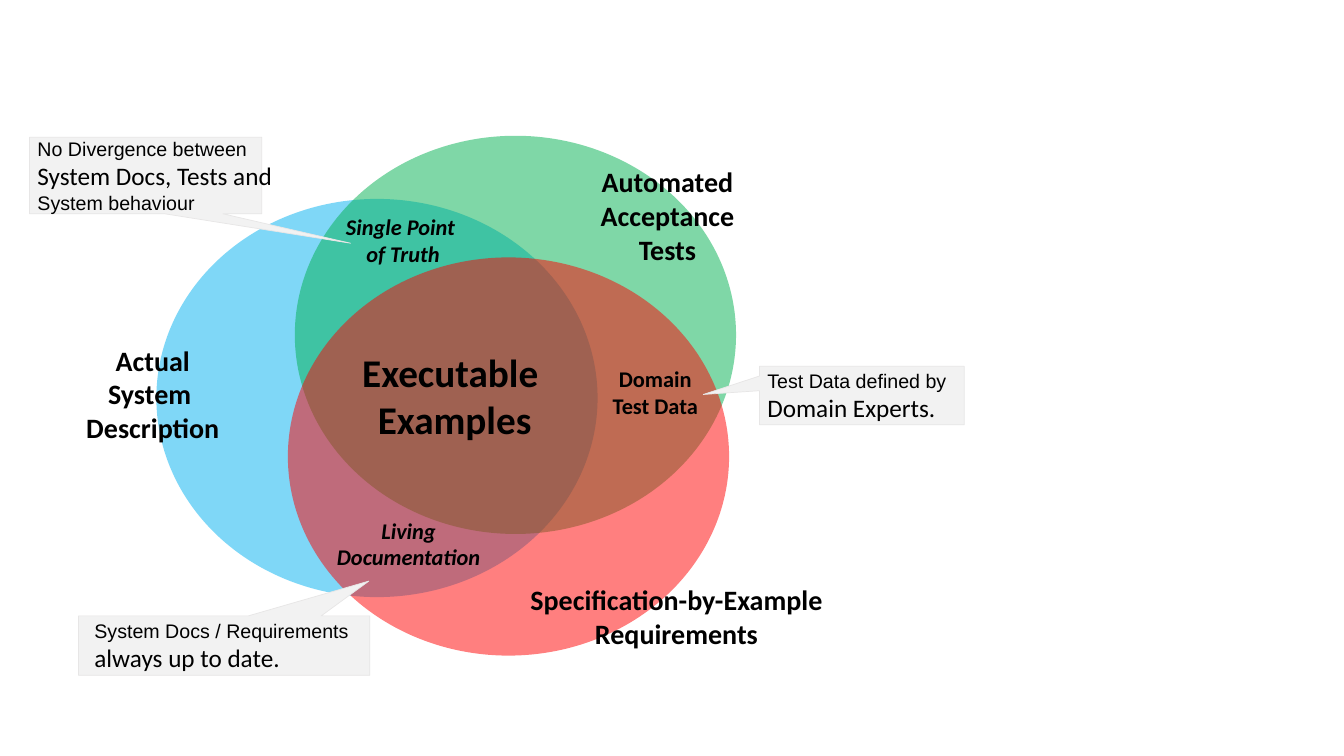
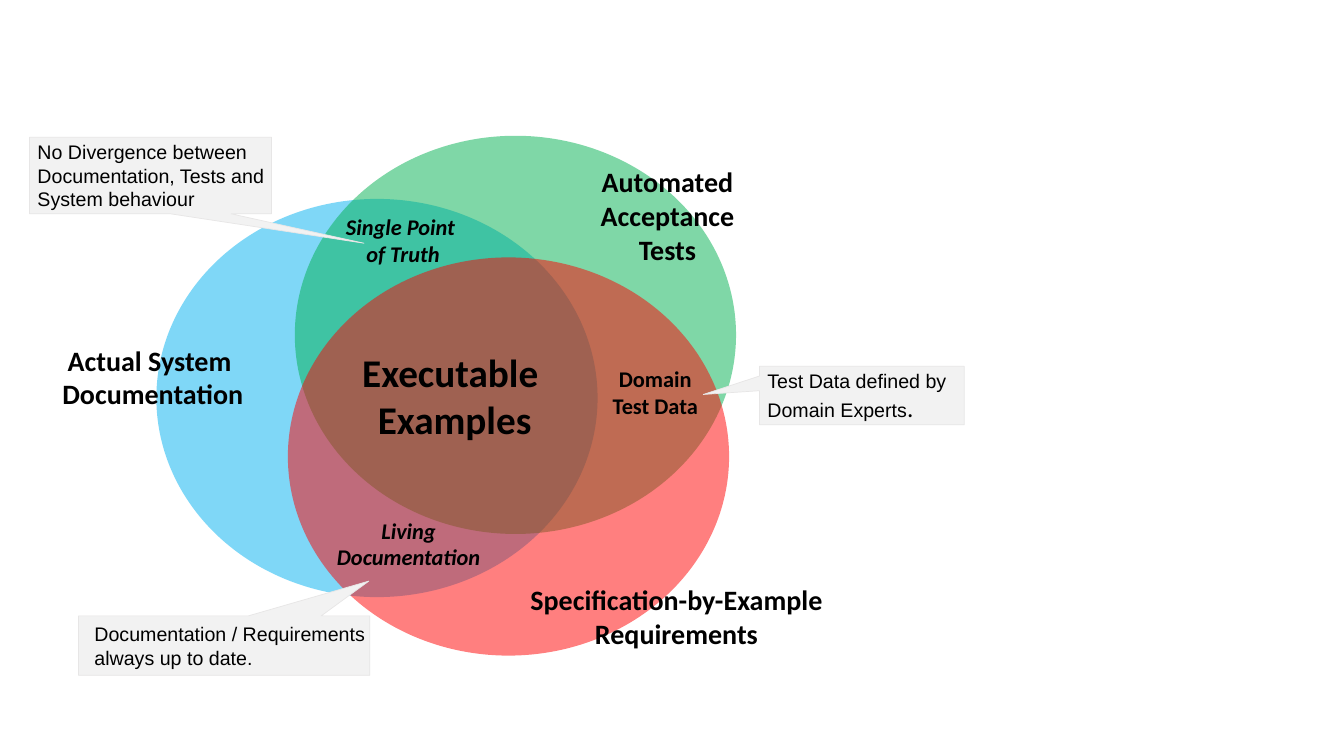
Before and after one commit to iks-gmbh-tools/SysNat, a slide deck: slide 17 of documentation/Figures.pptx. Drawn at 1344x756 pixels with LibreOffice and Linux fonts; fonts in the diff are those of the drawing. Boxes give left, top, right and bottom in pixels: in the first picture for what was removed or moved away, otherwise in the second. Text is boxed around its words. In the diff, an @@ line names an element or a change of style, - is before the commit and + after.

Commit message:
new figures for documentation

```diff
--- a/documentation/Figures.pptx
+++ b/documentation/Figures.pptx
@@ speech box "No Divergence between": place and size @@
-speech box "No Divergence between" at (29, 137, 261, 214)
+speech box "No Divergence between" at (29, 137, 271, 214)
@@ text in speech box at (37, 168, 264, 186): text changed; size 18 to 14 pt; font Calibri to Arial @@
-System Docs, Tests and
+Documentation, Tests and
@@ text at (62, 347, 243, 411): text changed @@
-Actual
-System
-Description
+Actual System
+Documentation
@@ text in speech box at (767, 402, 906, 421): size 18 to 14 pt, font Calibri to Arial in "Domain Experts." @@
@@ text in speech box at (94, 626, 365, 645): text changed @@
-System Docs / Requirements
+Documentation / Requirements
@@ text in speech box at (94, 650, 253, 669): size 18 to 14 pt, font Calibri to Arial in "always up to date." @@
```
Also in this commit, not shown: 1 other file.
